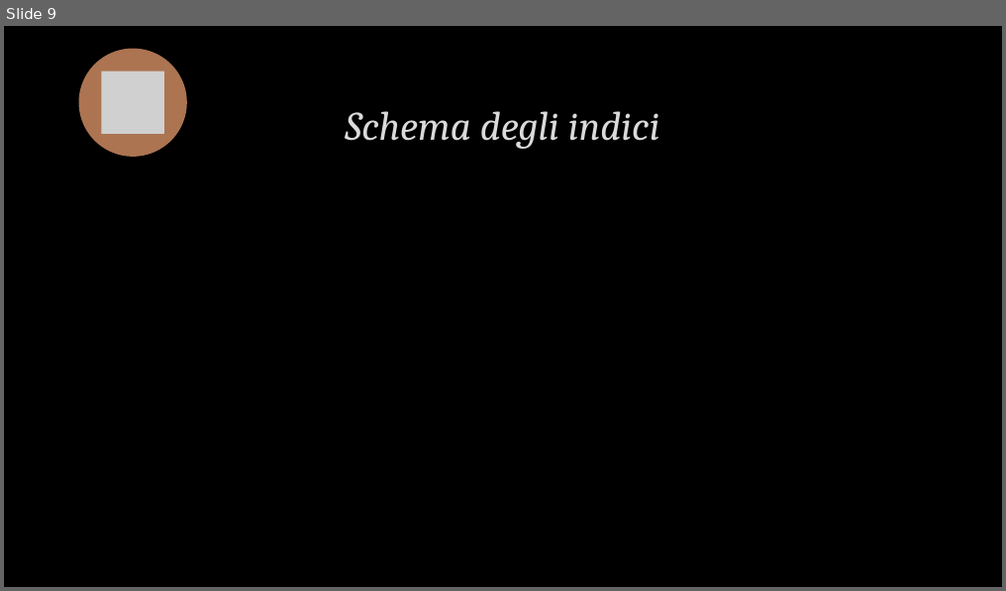
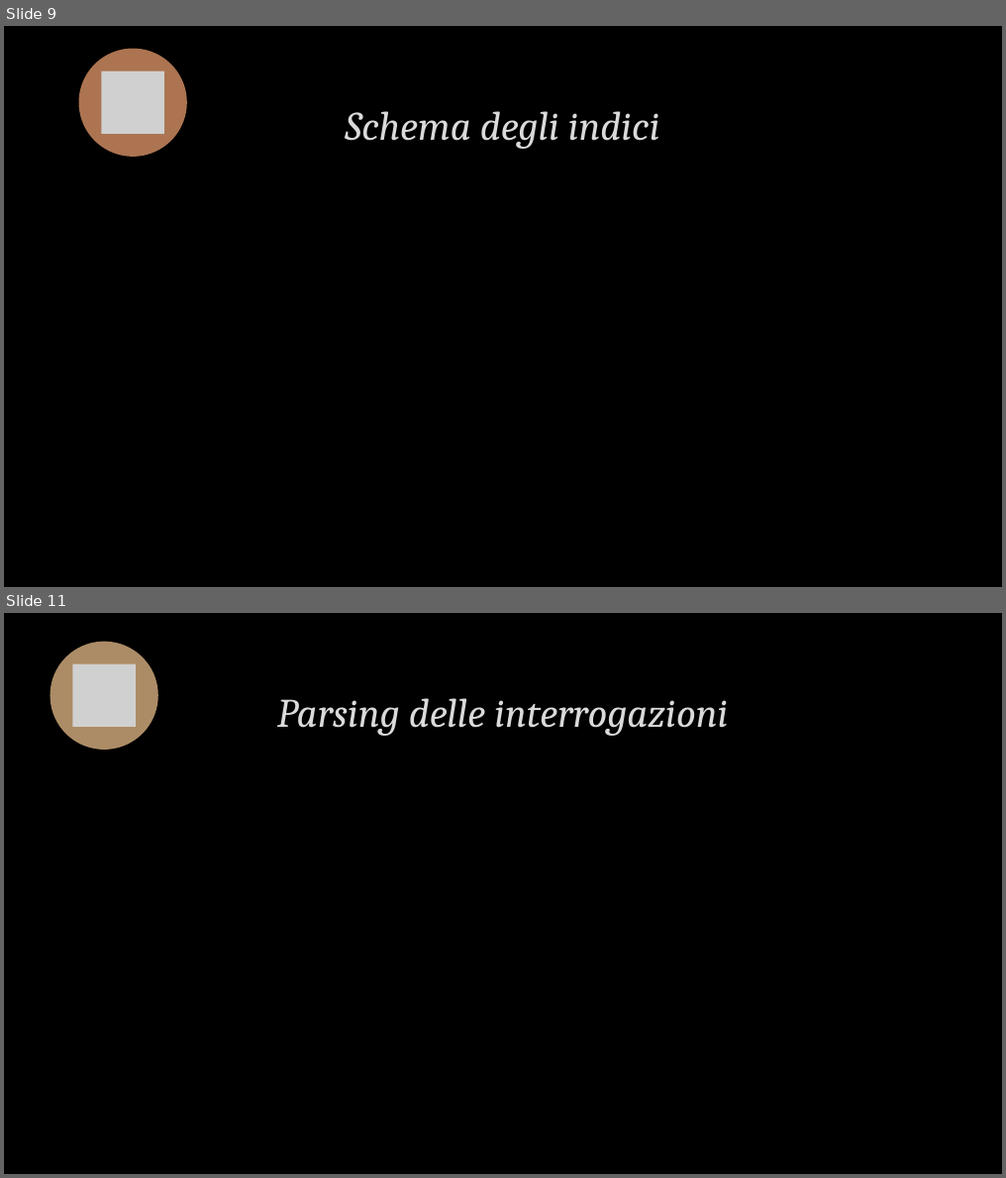
Before and after one commit to marcopiccinni/Search-Engine-for-DBLP, a slide deck: Doc-it.pptx. Shown one above the other, each under a label of ours: slide 9 before the commit, slides 9 and 11 after it; the slides between them are not shown. The pictures are 1006x591 and 1006x1178 pixels, drawn with LibreOffice and Linux fonts; fonts in the diff are those of the drawing; grey boxes stand for pictures; background and template pictures are left out. Boxes give left, top, right and bottom in pixels: in the first picture for what was removed or moved away, otherwise in the second. Text is boxed around its words. In the diff, an @@ line names an element or a change of style, - is before the commit and + after.

```diff
--- a/Doc-it.pptx
+++ b/Doc-it.pptx
@@ slide 11 added at [4,613,1002,1174], background picture (left out) @@
@@ ellipse added at [51,642,159,750], fill #AC8C66 @@
@@ picture added at [73,663,136,727] @@
@@ title added at [277,698,728,736], 39 pt, text #DADADA, italic @@
+Parsing delle interrogazioni
```
Also in this commit, not shown: 1 other slide added.
